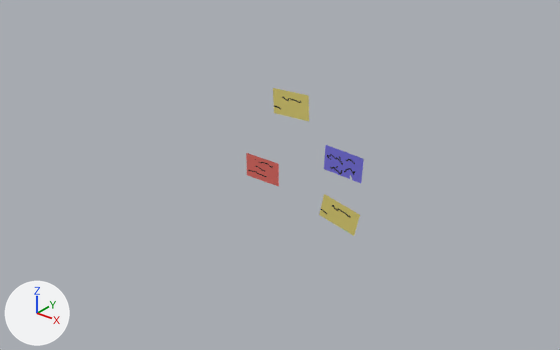
An edit to the Blender file Art/GGJ2025_Environment.blend, drawn before and after from the same camera.
Both versions are drawn from a camera (50 mm lens) standing at (18.4, -25.7, 15.5) and looking at (-0.9, -1.7, 0.6). The axes (+X, +Y, +Z) are drawn at lower left. The lights are the same throughout.
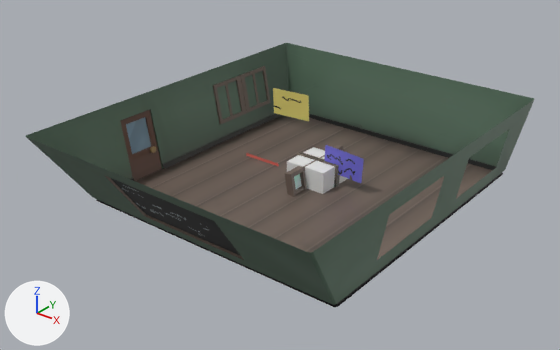
Edits to the bpy script that builds the scene:
```text
Add img_bc_door:
    img_bc_door = load_image('BC_Door', '../Assets/Environment/Props/Material/BC_Door.png', 512, 512, 'sRGB')
Add mat_mat_door:
    mat_mat_door = principled_material('Mat_Door')
    mat_mat_door.texture = img_bc_door
Add me_cube_006:
    me_cube_006.from_pydata(...)  # 104 vertices, 92 faces; spans x -6.93..-6.37, y -5.37..-3.57, z 0.0..2.85
    me_cube_006.materials.append(mat_mat_door)  # picture img_bc_door
Change ob_cube_001:
    remove ob_cube_001.hide_set(True)
Change ob_window_geo:
    remove ob_window_geo.hide_set(True)
Change ob_cube_003:
    remove ob_cube_003.hide_set(True)
Change ob_cube_002:
    remove ob_cube_002.hide_set(True)
Change ob_cube_004:
    remove ob_cube_004.hide_set(True)
Add ob_cube_005:
    ob_cube_005 = bpy.data.objects.new('Cube.005', me_cube_006)
    ob_cube_005.location = (0.0, 0.0, 0.0)
```

Boxes [x1, y1, x2, y2] around the edits, measured in the pictures (560 x 350 px):
'Cube.001', shown
    after: [26, 43, 534, 307]
'Cube.005', added
    after: [120, 110, 162, 181]
'Cube.004', shown
    after: [287, 147, 348, 194]
'Cube.003', shown
    after: [213, 66, 271, 124]
'Window_GEO', shown
    after: [285, 145, 344, 197]
'Cube.002', shown
    after: [297, 152, 340, 187]
